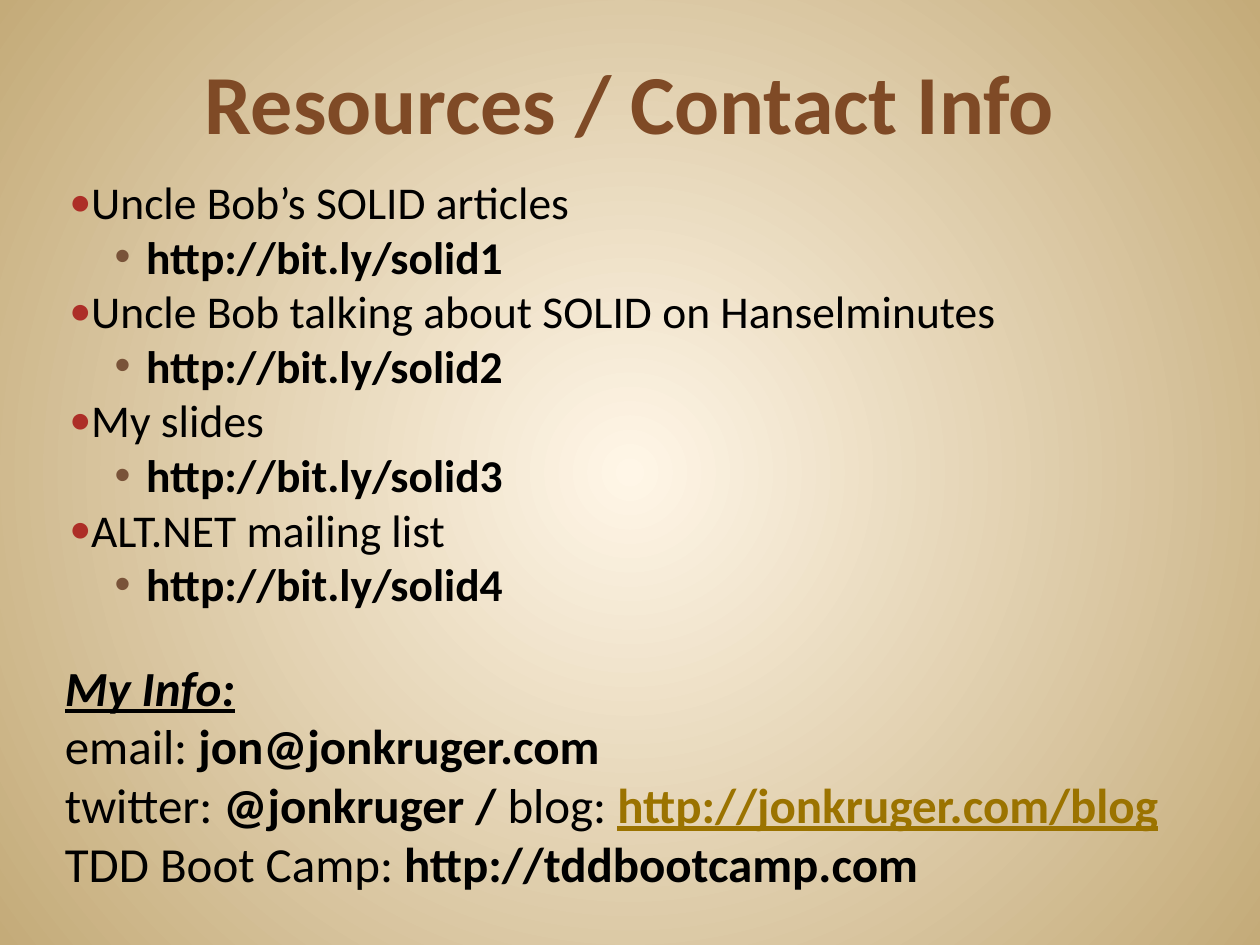
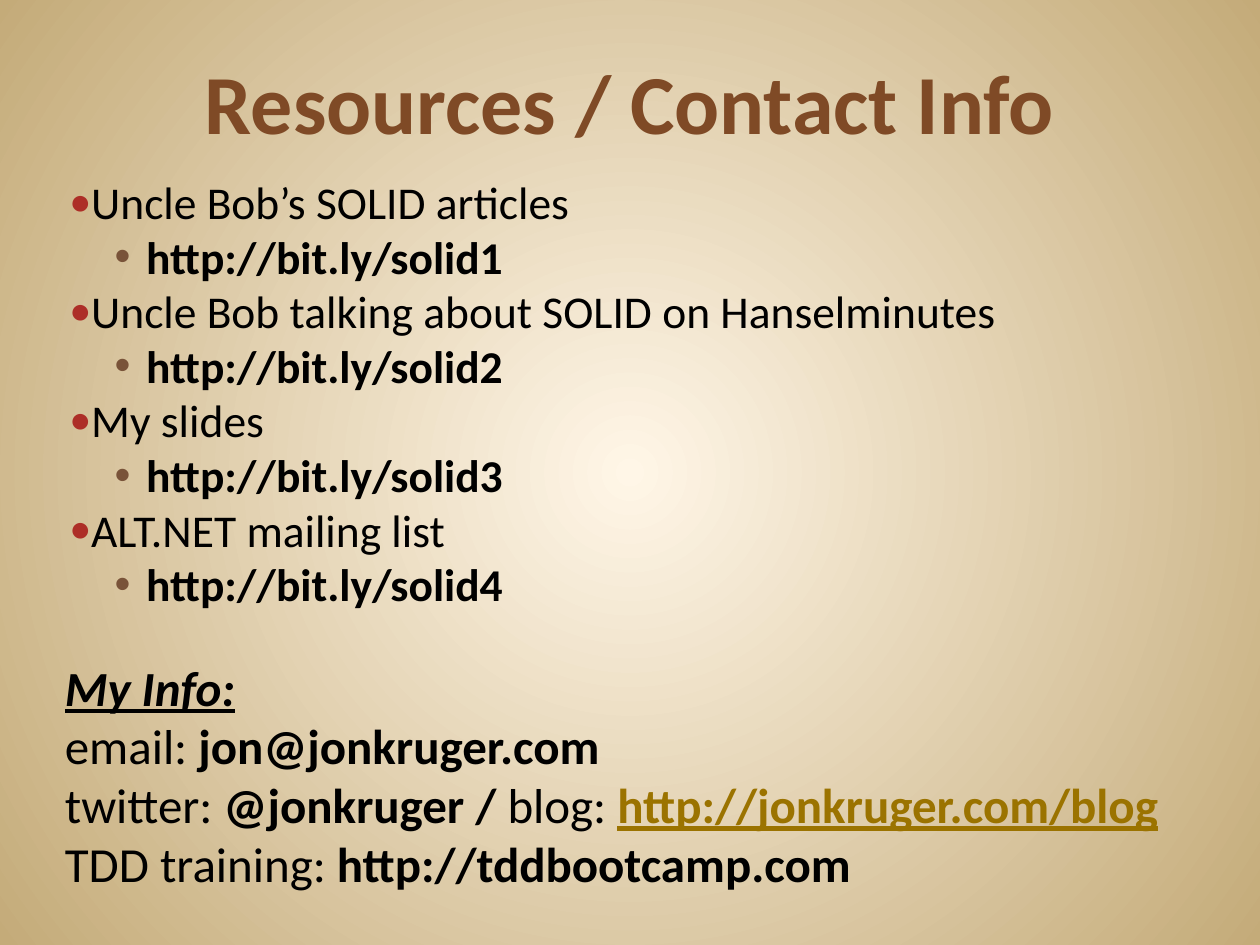
Before and after one commit to JonKruger/solid-principles, a slide deck: slide 82 of SOLID Software Design Principles.pptx. Drawn at 1260x945 pixels with LibreOffice and Linux fonts; fonts in the diff are those of the drawing. Boxes give left, top, right and bottom in pixels: in the first picture for what was removed or moved away, otherwise in the second. Text is boxed around its words. In the diff, an @@ line names an element or a change of style, - is before the commit and + after.

```diff
--- a/SOLID Software Design Principles.pptx
+++ b/SOLID Software Design Principles.pptx
@@ text at box(65, 847, 851, 891): text changed @@
-TDD Boot Camp: http://tddbootcamp.com
+TDD training: http://tddbootcamp.com
```
Also in this commit, not shown: 5 other slides changed, 1 other file.
